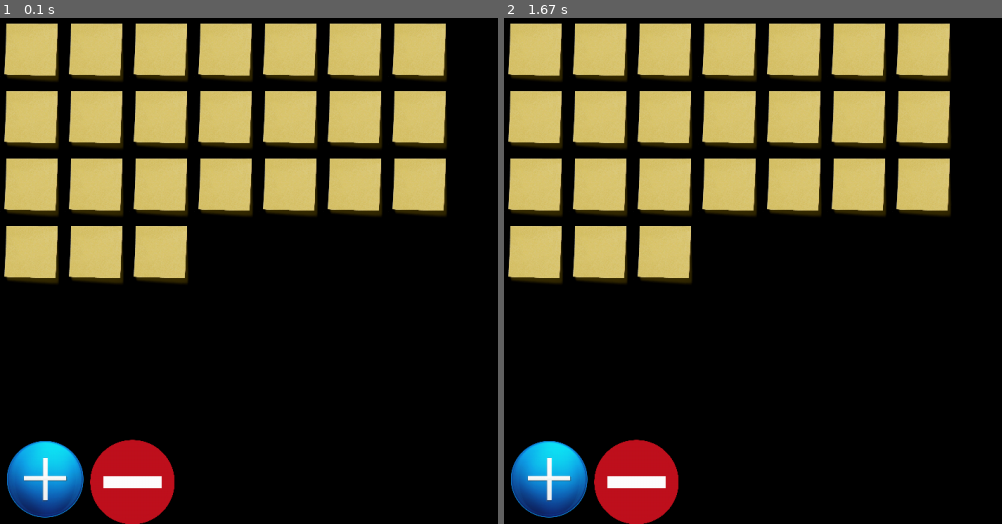
Above: before the commit, frames 1-2 (left to right).
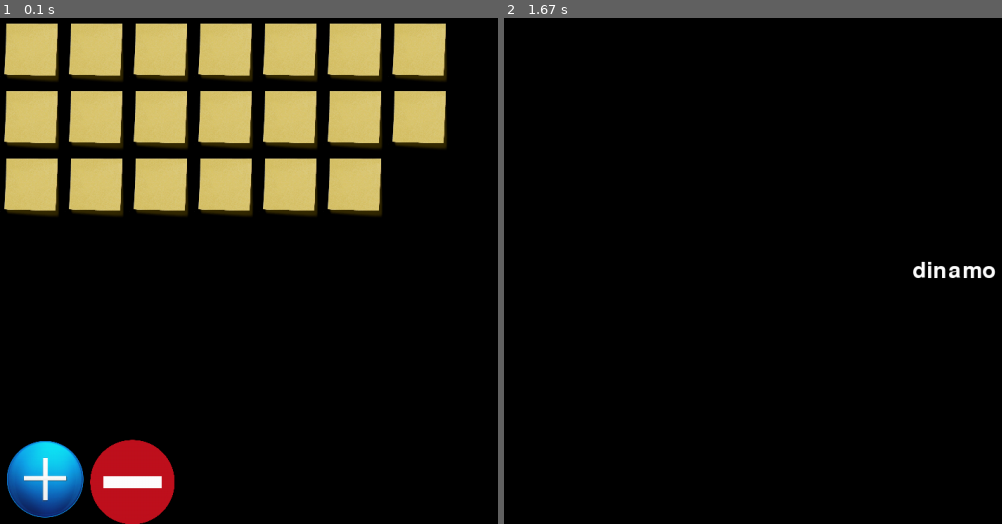
Above: after the commit, the same moments.

Repository: killerzman/pygame-pynotes
Game: pygame game, started from pynotes.py
Two runs of this game, one before a commit and one after it. Both use one fixed random seed, a clock stepped at 60 frames per second and the inputs below.
Inputs (mouse positions are in pixels of both pictures, inside the frame that each line leads up to):
- Up to frame 1 (0.1 s): no input
- Up to frame 2 (1.67 s): press the mouse at (728, 184) at 0.37 s; move the mouse to (772, 149) at 0.47 s; release the mouse at (817, 114) at 0.6 s

The runs differ from the first frame. In frame 1, 4.7% of the frame differs, in the area x 0-90%, y 27-53%; in frame 2, 33%, in the area x 0-99%, y 0-100%.

Commit message:
interface class and some loop restructuring

Diff:
--- a/pynotes.py
+++ b/pynotes.py
@@ -1,13 +1,61 @@
 import pygame
-import copy
 
-class Button:
-	def __init__(self, buttonImage, buttonRect):
-		self.image = buttonImage
-		self.rect = buttonRect
+class Interface:
 
-	def reset(self, buttonImage, buttonRect):
-		self.__init__(buttonImage, buttonRect)
+	current_interface = ""
+
+	def __init__(self, windowObject, interfaceName):
+		self.windowObject = windowObject
+		self.interfaceName = interfaceName
+
+	def set_curr_interface(self):
+		Interface.current_interface = self.interfaceName
+
+	def init_draw(self):
+		getattr(Interface, self.interfaceName + "_init")(self)
+		self.draw()
+		self.set_curr_interface()
+
+	def draw(self):
+		getattr(Interface, self.interfaceName)(self)
+		self.set_curr_interface()
+
+	def main_interface_init(self):
+		self.images = {"note":Image("postitnote.png",1/6,1/6), "add":Image("plusbutton.png",1/2,1/2), "remove":Image("minusbutton.png",1/5,1/5)}
+
+		self.note_rows = 5
+		self.note_columns = 7
+		self.note_current = 20
+
+	def main_interface(self):
+		self.note_images = []
+
+		for i in range(self.note_current):
+			self.note_images.append(Image("postitnote.png",1/6,1/6))
+
+		for i in range(self.note_rows):
+			for j in range(self.note_columns):
+				note_index = i * self.note_columns + j
+				if self.note_current > note_index:
+					self.note_images[note_index].set_rect(j * self.note_images[note_index].image.get_width(), i * self.note_images[note_index].image.get_height())
+					self.windowObject.draw_image(self.note_images[note_index])
+
+		self.images["add"].set_rect(0, self.windowObject.height - self.images["add"].image.get_height())
+		self.windowObject.draw_image(self.images["add"])
+
+		self.images["remove"].set_rect(self.images["add"].image.get_width(), self.windowObject.height - self.images["remove"].image.get_height())
+		self.windowObject.draw_image(self.images["remove"])
+
+	def note_interface_init(self):
+		font = pygame.font.Font('freesansbold.ttf', 32)
+		text = font.render('dinamo', True, (255,255,255), (0,0,0))
+		textRect = text.get_rect()
+		textRect.center = (self.windowObject.width // 2, self.windowObject.height // 2)
+		self.windowObject.display.blit(text, textRect)
+
+	def note_interface(self):
+		pass
+
 
 class Image:
 	def __init__(self, imagePath, imageScaleWidth = 1, imageScaleHeight = 1):
@@ -31,6 +79,9 @@
 		self.scaleW = imageScaleWidth
 		self.scaleH = imageScaleHeight
 		self.image = pygame.transform.scale(self.image, (int(self.image.get_width()*self.scaleW), int(self.image.get_height()*self.scaleH)))
+
+	def collide_point(self, position):
+		return self.rect.collidepoint(position)
 
 class Window:
 	def __init__(self, windowWidth = 1280, windowHeight = 720, windowName = "pynotes", windowResizable = True, windowBackgroundColor = (0,0,0)):
@@ -69,52 +120,45 @@
 	except:
 		return False
 
-def update():
+def update_all():
 	pygame.display.flip()
 
 def main():
 	running = init()
 	if running:
 		window = Window()
-		images = {"note":Image("postitnote.png",1/6,1/6), "add":Image("plusbutton.png",1/2,1/2), "remove":Image("minusbutton.png",1/5,1/5)}
 
-		note_rows = 5
-		note_columns = 7
-		note_current = 24
+		mainInterface = Interface(window, "main_interface")
+		mainInterface.init_draw()
 
-		note_images = []
+		noteInterface = Interface(window, "note_interface")
 
-		for i in range(note_current):
-			note_images.append(Image("postitnote.png",1/6,1/6))
-
-		for i in range(note_rows):
-			for j in range(note_columns):
-				note_index = i * note_columns + j
-				if note_current > note_index:
-					note_images[note_index].set_rect(j * note_images[note_index].image.get_width(), i * note_images[note_index].image.get_height())
-					window.draw_image(note_images[note_index])
-
-		images["add"].set_rect(0, window.height - images["add"].image.get_height())
-		window.draw_image(images["add"])
-
-		images["remove"].set_rect(images["add"].image.get_width(), window.height - images["remove"].image.get_height())
-		window.draw_image(images["remove"])
-
-		update()
+		update_all()
 
 		while running:
 			for event in pygame.event.get():
 				if event.type == pygame.QUIT:
 					running = False
-				if event.type == pygame.MOUSEBUTTONUP and event.button == 1:
-					if images["add"].rect.collidepoint(event.pos):
-						print("add")
-					elif images["remove"].rect.collidepoint(event.pos):
-						print("remove")
-					else:
-						for image_index in range(len(note_images)):
-							if note_images[image_index].rect.collidepoint(event.pos):
-								print(image_index + 1)
+				if Interface.current_interface == "main_interface":
+					if event.type == pygame.MOUSEBUTTONUP and event.button == 1:
+						if mainInterface.images["add"].collide_point(event.pos):
+							window.fill()
+							mainInterface.note_current += 1
+							mainInterface.draw()
+							update_all()
+							print("add")
+						if mainInterface.images["remove"].collide_point(event.pos):
+							window.fill()
+							mainInterface.note_current -= 1
+							mainInterface.draw()
+							update_all()
+							print("remove")
+						for note_index in range(len(mainInterface.note_images)):
+							if mainInterface.note_images[note_index].collide_point(event.pos):
+								window.fill()
+								noteInterface.init_draw()
+								update_all()
+
 	else:
 		print("pygame init failed!")
 
